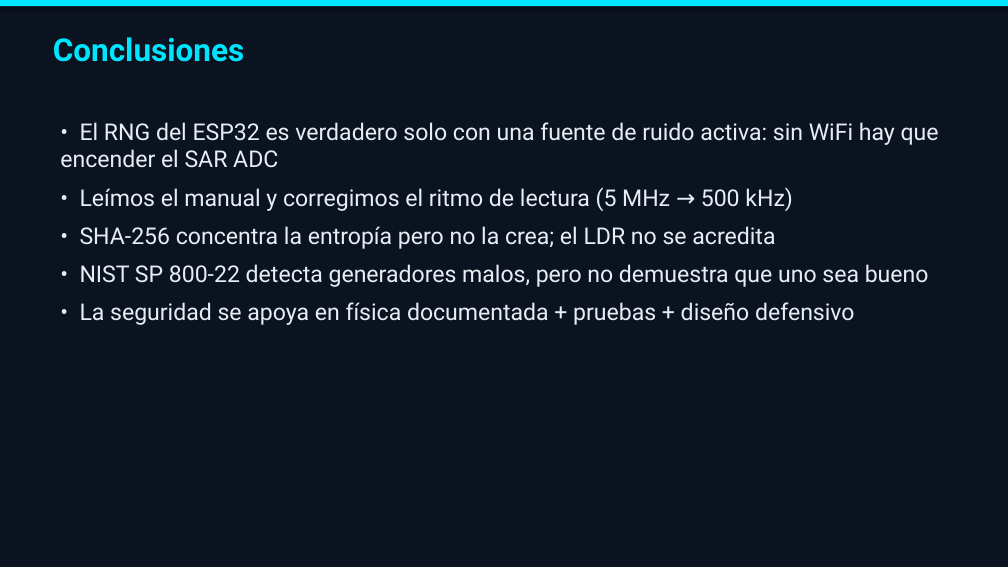
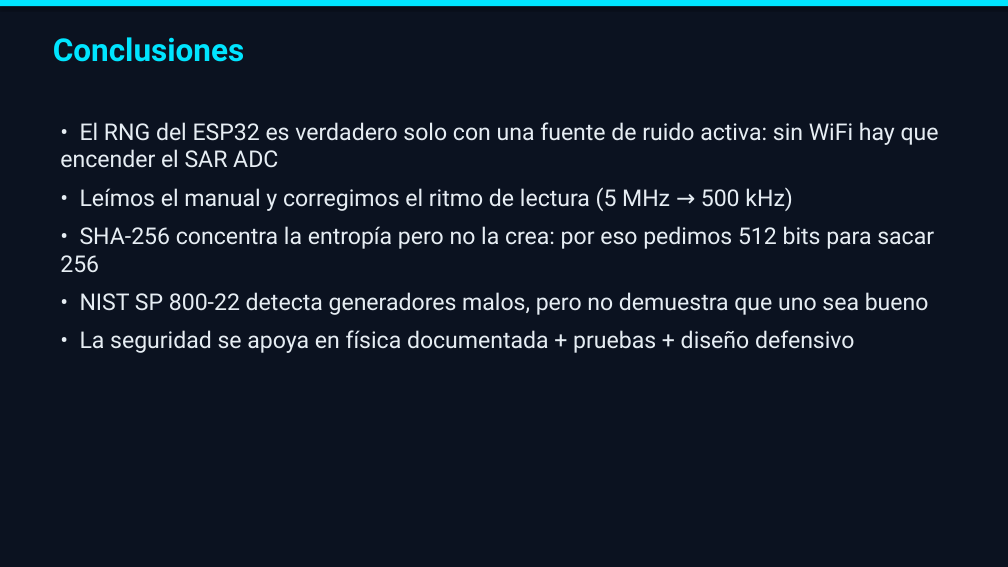
Before and after one commit to agustinhgimenez/EntropySigner, a slide deck: slide 22 of presentation/EntropySigner_RNG.pptx. Drawn at 1008x567 pixels with LibreOffice and Linux fonts; fonts in the diff are those of the drawing. Boxes give left, top, right and bottom in pixels: in the first picture for what was removed or moved away, otherwise in the second. Text is boxed around its words. In the diff, an @@ line names an element or a change of style, - is before the commit and + after.

```diff
--- a/presentation/EntropySigner_RNG.pptx
+++ b/presentation/EntropySigner_RNG.pptx
@@ text at box(60, 226, 934, 273): text changed @@
-• SHA-256 concentra la entropía pero no la crea; el LDR no se acredita
+• SHA-256 concentra la entropía pero no la crea: por eso pedimos 512 bits para sacar 256
```
Also in this commit, not shown: 5 other slides changed, 6 other files.
